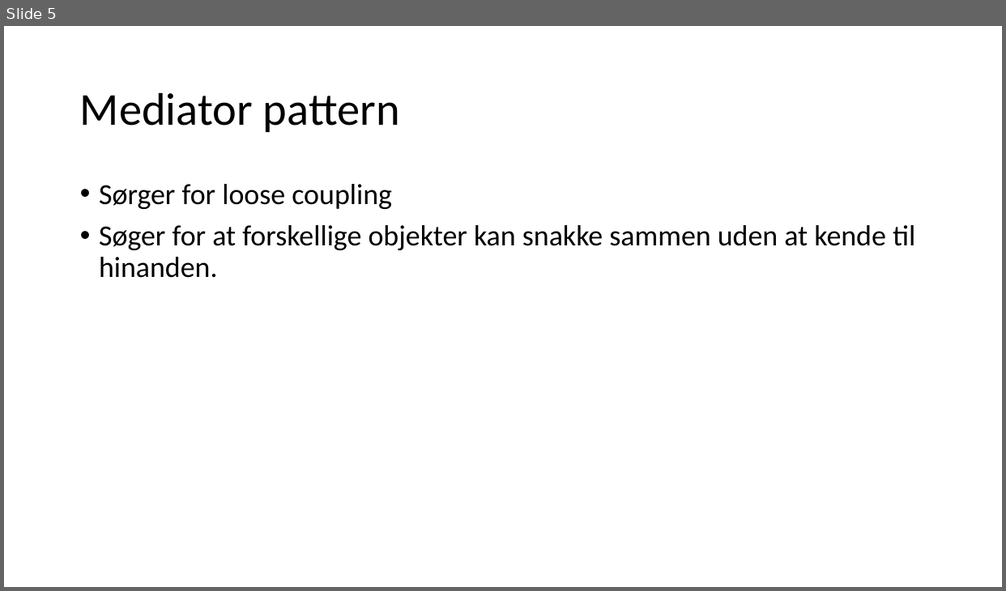
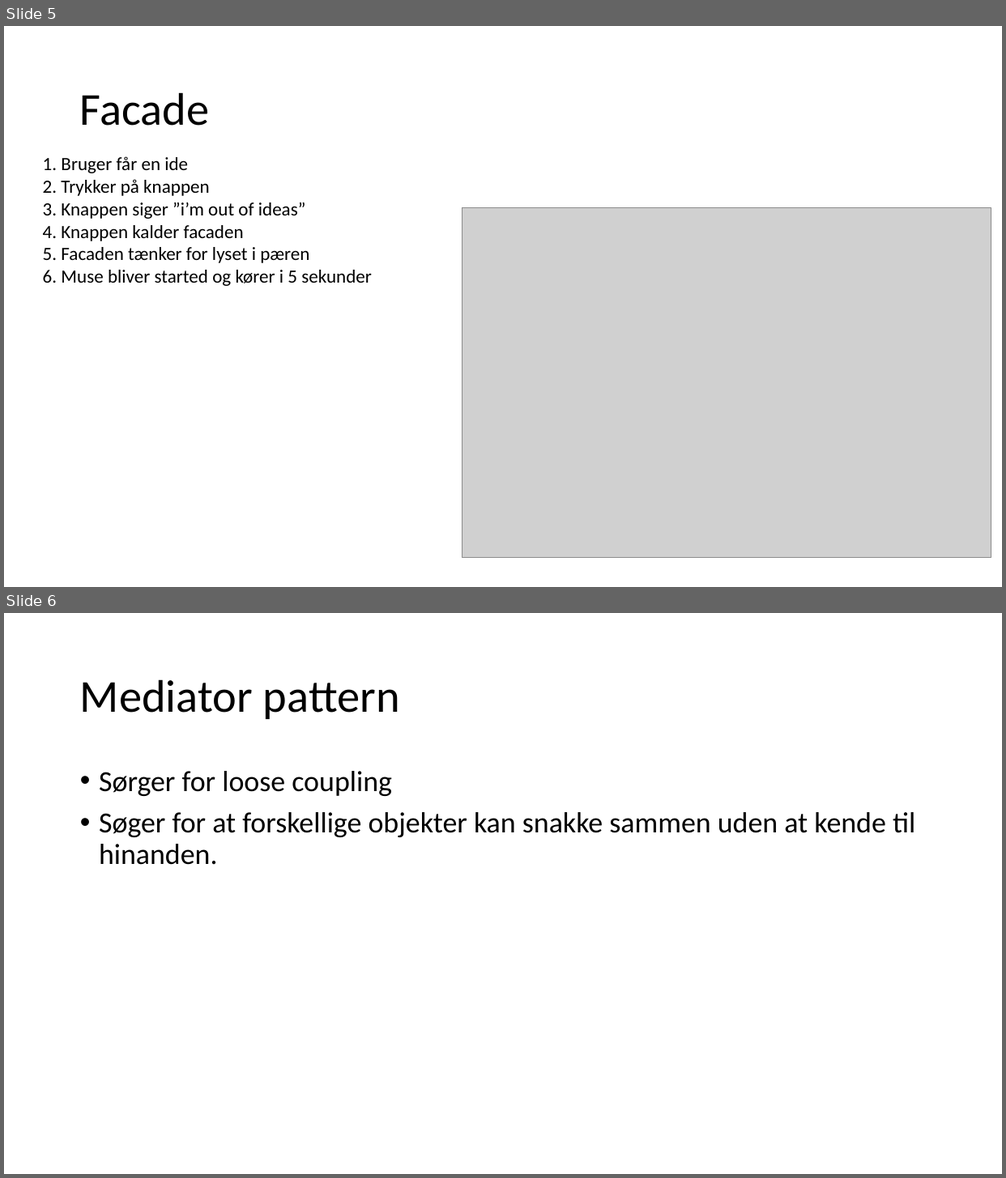
Before and after one commit to mart56p7/KonstruktionMediator, a slide deck: presentation.pptx. Shown one above the other, each under a label of ours: slide 5 before the commit, slides 5 and 6 after it. The pictures are 1006x591 and 1006x1178 pixels, drawn with LibreOffice and Linux fonts; fonts in the diff are those of the drawing; grey boxes stand for pictures. Boxes give left, top, right and bottom in pixels: in the first picture for what was removed or moved away, otherwise in the second. Text is boxed around its words. In the diff, an @@ line names an element or a change of style, - is before the commit and + after.

```diff
--- a/presentation.pptx
+++ b/presentation.pptx
@@ slide 5 added at (4, 26, 1002, 587), background #FFFFFF @@
@@ title added at (80, 92, 210, 126), 44 pt, text #000000 @@
+Facade
@@ text added at (43, 156, 372, 286), 18 pt, text #000000 @@
+1. Bruger får en ide
+2. Trykker på knappen
+3. Knappen siger ”i’m out of ideas”
+4. Knappen kalder facaden
+5. Facaden tænker for lyset i pæren
+6. Muse bliver started og kører i 5 sekunder
@@ picture added at (462, 208, 991, 557) @@
@@ what was slide 5 is now slide 6 @@
```
Also in this commit, not shown: 2 slides changed.
